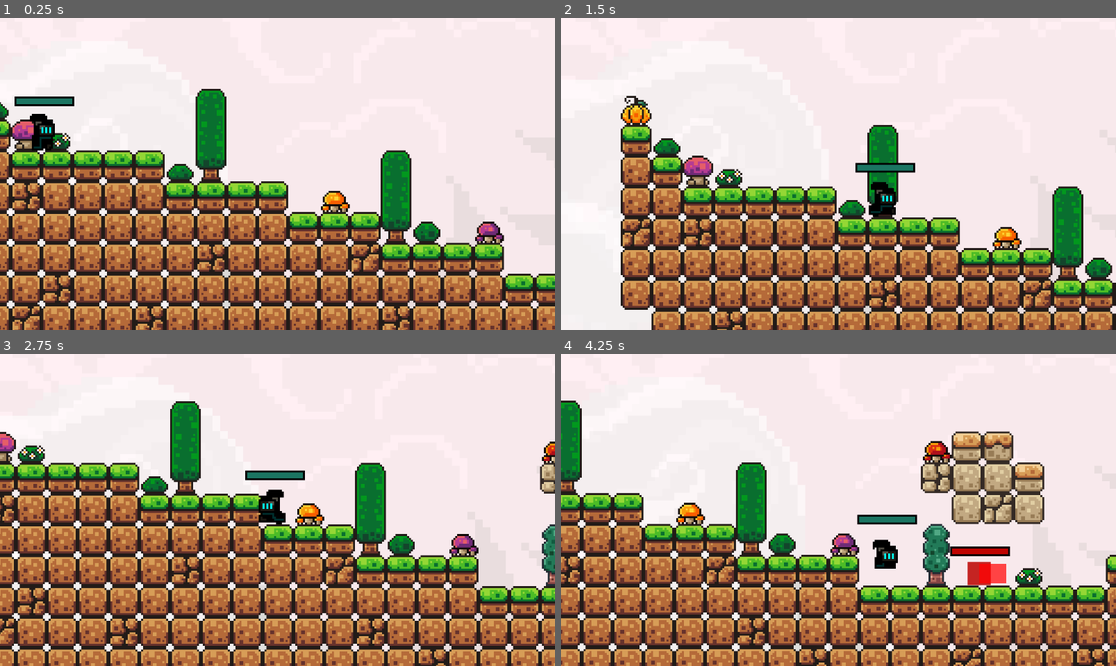
Above: before the commit, frames 1-4 (two rows, left to right).
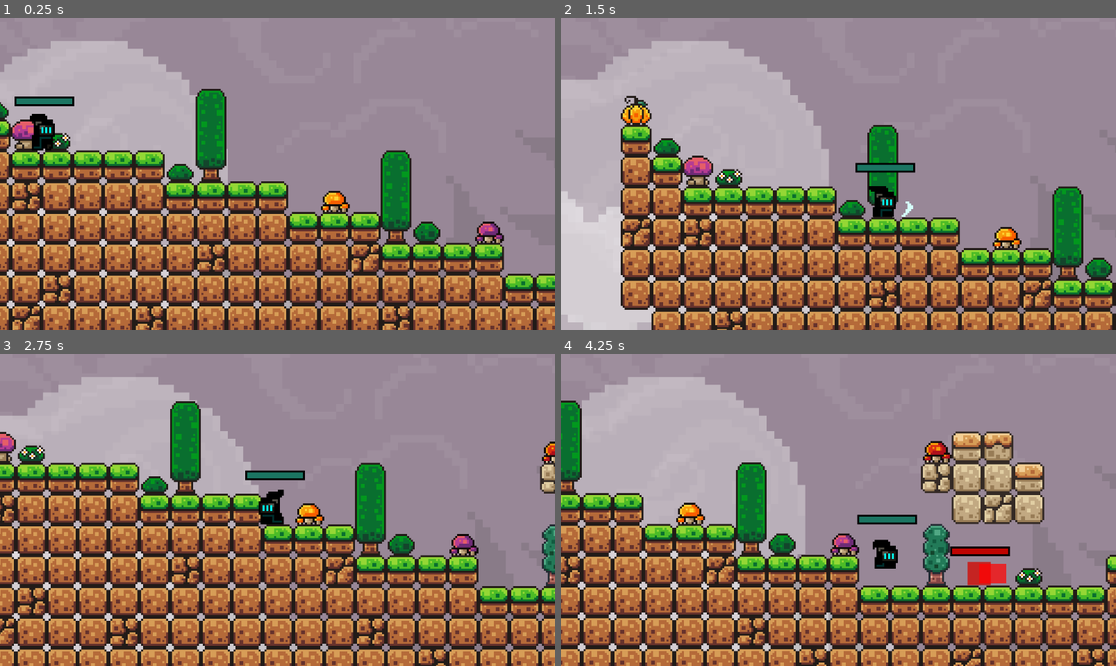
Above: after the commit, the same moments.

Repository: dhyannjh/Phasefall
Game: Godot game, scene res://Scenes/main.tscn
Same seed, same stepped clock (60 frames per second), same inputs: the game is played once before the commit and once after it.
Inputs (mouse positions are in pixels of both pictures, inside the frame that each line leads up to):
- Up to frame 1 (0.25 s): no input
- Up to frame 2 (1.5 s): move the mouse to (960, 158) at 0.52 s; hold D (move_right) from 0.53 s (still down); click (960, 158) at 0.6 s; tap Up (jump) at 0.77 s; move the mouse to (727, 189) at 1.27 s; click (727, 189) at 1.35 s
- Up to frame 3 (2.75 s): tap Up (jump) at 1.52 s; move the mouse to (333, 441) at 2.02 s; release D (move_right) at 2.03 s; hold Left (move_left) from 2.03 s (still down); click (333, 441) at 2.1 s
- Up to frame 4 (4.25 s): move the mouse to (810, 572) at 2.77 s; release Left (move_left) at 2.78 s; hold D (move_right) from 2.78 s (still down); click (810, 572) at 2.85 s; tap Up (jump) at 3.02, 3.77 s; move the mouse to (1005, 556) at 3.52 s; click (1005, 556) at 3.6 s

The runs differ from the first frame. In frame 1, 55% of the frame differs, in the area x 0-100%, y 0-94%; in frame 2, 63%, in the area x 0-100%, y 0-100%; in frame 3, 49%; in frame 4, 55%.

Commit message:
Imported player attack and added attack to player script, 01-05-2026

Diff:
--- a/Scenes/backgroundScenes/back_ground.tscn
+++ b/Scenes/backgroundScenes/back_ground.tscn
@@ -15,7 +15,7 @@
 anchor_bottom = 1.0
 grow_horizontal = 2
 grow_vertical = 2
-color = Color(1, 0.8889691, 0.91239065, 1)
+color = Color(0.2851348, 0.1637055, 0.27737162, 1)
 
 [node name="PLFarthest" type="ParallaxLayer" parent="ParallaxBackground" unique_id=747563972]
 z_index = 1
@@ -58,7 +58,7 @@
 motion_mirroring = Vector2(1320, 0)
 
 [node name="clouds" parent="ParallaxBackground/PLMid" unique_id=1738023965 instance=ExtResource("1_01qrs")]
-modulate = Color(1, 1, 1, 0.5882353)
+modulate = Color(1, 1, 1, 0.37254903)
 scale = Vector2(0.3, 1e-05)
 speed = 25
 
--- a/Scenes/phase_runner.tscn
+++ b/Scenes/phase_runner.tscn
@@ -2,21 +2,38 @@
 
 [ext_resource type="Script" uid="uid://db33h8bsqu6qj" path="res://Scripts/phase_runner.gd" id="1_ivtyo"]
 [ext_resource type="Texture2D" uid="uid://cx4cttdeeamwt" path="res://Assets/Player/PhaseRunner1.2.png" id="2_ivtyo"]
+[ext_resource type="Texture2D" uid="uid://b5sabkc6peil4" path="res://Assets/vfx/PlayerAndEnemyBasicAtteck2.png" id="2_wu35f"]
 [ext_resource type="PackedScene" uid="uid://dxsf5wl6qsedl" path="res://Scenes/damage_hitbox.tscn" id="3_a1c02"]
 
-[sub_resource type="AtlasTexture" id="AtlasTexture_a1c02"]
+[sub_resource type="AtlasTexture" id="AtlasTexture_l5gny"]
+atlas = ExtResource("2_wu35f")
+region = Rect2(144, 0, 48, 48)
+
+[sub_resource type="AtlasTexture" id="AtlasTexture_acx3n"]
+atlas = ExtResource("2_wu35f")
+region = Rect2(96, 0, 48, 48)
+
+[sub_resource type="AtlasTexture" id="AtlasTexture_w1vxk"]
+atlas = ExtResource("2_wu35f")
+region = Rect2(48, 0, 48, 48)
+
+[sub_resource type="AtlasTexture" id="AtlasTexture_lhmmk"]
+atlas = ExtResource("2_wu35f")
+region = Rect2(0, 0, 48, 48)
+
+[sub_resource type="AtlasTexture" id="AtlasTexture_yl1j6"]
 atlas = ExtResource("2_ivtyo")
 region = Rect2(0, 0, 16, 32)
 
-[sub_resource type="AtlasTexture" id="AtlasTexture_wu35f"]
+[sub_resource type="AtlasTexture" id="AtlasTexture_ikchc"]
 atlas = ExtResource("2_ivtyo")
 region = Rect2(32, 0, 16, 32)
 
-[sub_resource type="AtlasTexture" id="AtlasTexture_l5gny"]
+[sub_resource type="AtlasTexture" id="AtlasTexture_defw2"]
 atlas = ExtResource("2_ivtyo")
 region = Rect2(64, 0, 16, 32)
 
-[sub_resource type="AtlasTexture" id="AtlasTexture_acx3n"]
+[sub_resource type="AtlasTexture" id="AtlasTexture_dt8pn"]
 atlas = ExtResource("2_ivtyo")
 region = Rect2(96, 0, 16, 32)
 
@@ -92,16 +109,33 @@
 animations = [{
 "frames": [{
 "duration": 1.0,
-"texture": SubResource("AtlasTexture_a1c02")
-}, {
-"duration": 1.0,
-"texture": SubResource("AtlasTexture_wu35f")
-}, {
-"duration": 1.0,
 "texture": SubResource("AtlasTexture_l5gny")
 }, {
 "duration": 1.0,
 "texture": SubResource("AtlasTexture_acx3n")
+}, {
+"duration": 1.0,
+"texture": SubResource("AtlasTexture_w1vxk")
+}, {
+"duration": 1.0,
+"texture": SubResource("AtlasTexture_lhmmk")
+}],
+"loop": false,
+"name": &"basic_attack",
+"speed": 12.0
+}, {
+"frames": [{
+"duration": 1.0,
+"texture": SubResource("AtlasTexture_yl1j6")
+}, {
+"duration": 1.0,
+"texture": SubResource("AtlasTexture_ikchc")
+}, {
+"duration": 1.0,
+"texture": SubResource("AtlasTexture_defw2")
+}, {
+"duration": 1.0,
+"texture": SubResource("AtlasTexture_dt8pn")
 }],
 "loop": true,
 "name": &"idle",
@@ -237,14 +271,16 @@
 [node name="AnimatedSprite2D" type="AnimatedSprite2D" parent="." unique_id=1389407104]
 position = Vector2(-1, 3)
 sprite_frames = SubResource("SpriteFrames_acx3n")
-animation = &"idle"
-autoplay = "idle"
+animation = &"basic_attack"
+frame = 2
+frame_progress = 0.14539817
 
 [node name="CollisionShape2D" type="CollisionShape2D" parent="." unique_id=1325752876]
 visible = false
 shape = SubResource("CircleShape2D_3d6df")
 
 [node name="DamageHitbox" parent="." unique_id=2031918002 instance=ExtResource("3_a1c02")]
+visible = false
 position = Vector2(4, -6)
 
 [node name="hitboxShape" type="Sprite2D" parent="DamageHitbox" unique_id=1755695209]
--- a/Scripts/phase_runner.gd
+++ b/Scripts/phase_runner.gd
@@ -7,6 +7,7 @@
 @export var damage := 10
 @export var knockback_decay := 800.0
 @export var knockback_value := Vector2i(300, -200)
+@export var animation_offeset_BA := Vector2i(1, -5)
 
 # --- MOVEMENT SETTINGS ---
 @export var speed := 100.0
@@ -26,6 +27,7 @@
 var coyote_timer := 0.0
 var jump_buffer_timer := 0.0
 var can_attack := true
+var is_attacking := false
 
 var base_velocity = Vector2.ZERO
 var knockback_vel = Vector2.ZERO
@@ -68,7 +70,7 @@
 	handle_movement(delta)
 	apply_gravity(delta)
 	handle_jump(delta)
-	handle_attack()
+	handle_attack(move_input)
 	apply_knockback(delta)
 	update_velocity()
 	handle_animations(move_input)
@@ -162,9 +164,14 @@
 # =========================
 # ATTACK
 # =========================
-func handle_attack():
+func handle_attack(dir):
 	if attack_pressed and can_attack:
+		animated_sprite.offset = animation_offeset_BA * Vector2i(dir, 1)
+		animated_sprite.play("basic_attack")
+		is_attacking = true
 		attack()
+		await animated_sprite.animation_finished
+		is_attacking = false
 
 func attack():
 
@@ -192,6 +199,7 @@
 	await get_tree().create_timer(cooldown).timeout
 	#hitbox_shape.visible = false
 	can_attack = true
+	is_attacking = false
 
 
 # =========================
@@ -214,6 +222,11 @@
 # ANIMATIONS (FIXED)
 # =========================
 func handle_animations(dir):
+
+	if is_attacking:
+		return
+
+	animated_sprite.offset = Vector2i.ZERO
 	if not is_on_floor():
 		animated_sprite.play("jump")
 	elif abs(base_velocity.x) > 5:
Binary file added: Assets/vfx/PlayerAndEnemyBasicAtteck2.png
Not shown, added: Assets/vfx/PlayerAndEnemyBasicAtteck2.png.import
